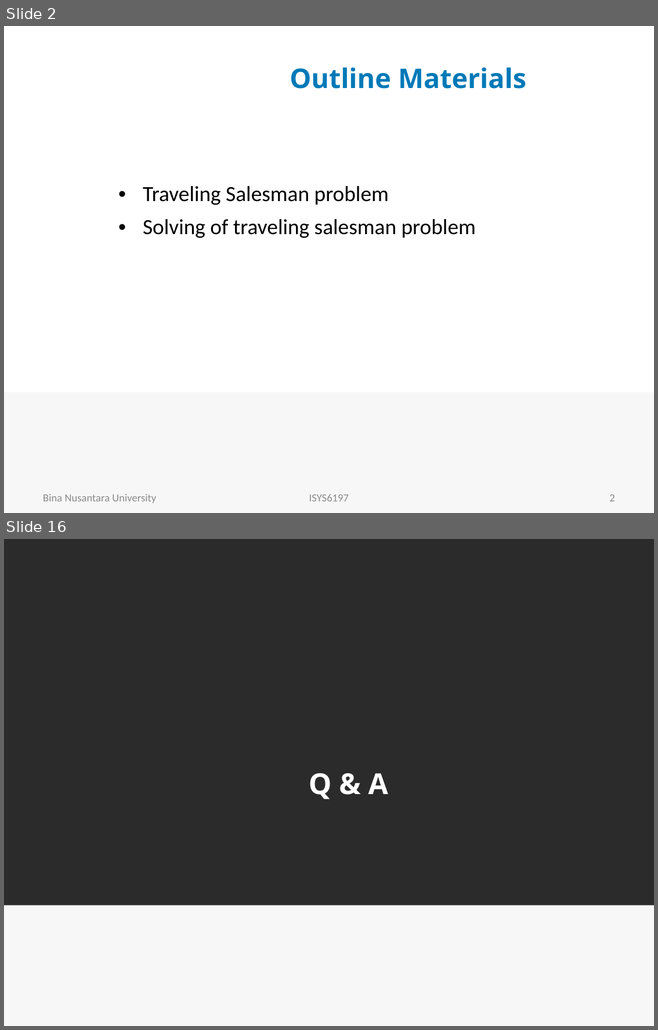
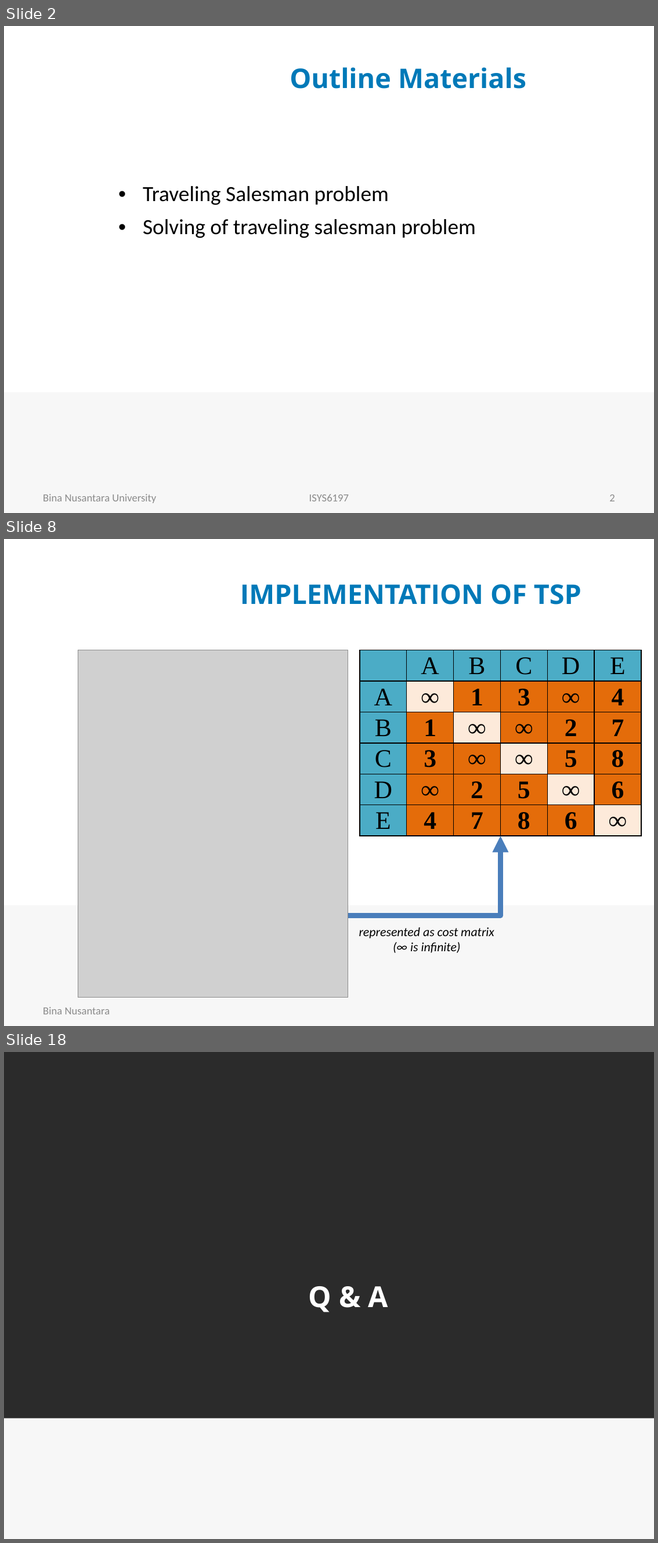
Before and after one commit to rhiosutoyo/Teaching-Algorithm-Design-and-Analysis, a slide deck: Travelling Salesman Problem/COMP6049 Pert 15-16 rhio-edit.pptx. Shown one above the other, each under a label of ours: slides 2 and 16 before the commit, slides 2, 8 and 18 after it; the slides between them are not shown. The pictures are 658x1030 and 658x1543 pixels, drawn with LibreOffice and Linux fonts; fonts in the diff are those of the drawing; grey boxes stand for pictures; background and template pictures are left out; a plain dark background stands for a picture behind light text. Boxes give left, top, right and bottom in pixels: in the first picture for what was removed or moved away, otherwise in the second. Text is boxed around its words. In the diff, an @@ line names an element or a change of style, - is before the commit and + after.

```diff
--- a/Travelling Salesman Problem/COMP6049 Pert 15-16 rhio-edit.pptx
+++ b/Travelling Salesman Problem/COMP6049 Pert 15-16 rhio-edit.pptx
@@ slide 8 added at <box>4,539,654,1026</box>, background picture (left out); not listed: 1 template element that a slide beside it also shows @@
@@ text added at <box>240,584,581,605</box>, 30 pt, text #0079B8, bold @@
+IMPLEMENTATION OF TSP
@@ picture added at <box>78,650,347,998</box> @@
@@ table added at <box>360,650,640,836</box>, 6 rows, 6 columns @@
+ | A | B | C | D | E
+A | ∞ | 1 | 3 | ∞ | 4
+B | 1 | ∞ | ∞ | 2 | 7
+C | 3 | ∞ | ∞ | 5 | 8
+D | ∞ | 2 | 5 | ∞ | 6
+E | 4 | 7 | 8 | 6 | ∞
@@ elbow arrow added from (347, 916) to (500, 836), #4B7EBC 6 pt @@
@@ text added at <box>359,928,494,953</box>, 14 pt, text #000000, italic @@
+represented as cost matrix
+(∞ is infinite)
@@ text added at <box>43,1007,110,1015</box>, 12 pt, text #8C8C8C @@
+Bina Nusantara
@@ what was slide 16 is now slide 18 @@
```
Also in this commit, not shown: 10 slides changed, 7 other slides added, 3 slides removed.
